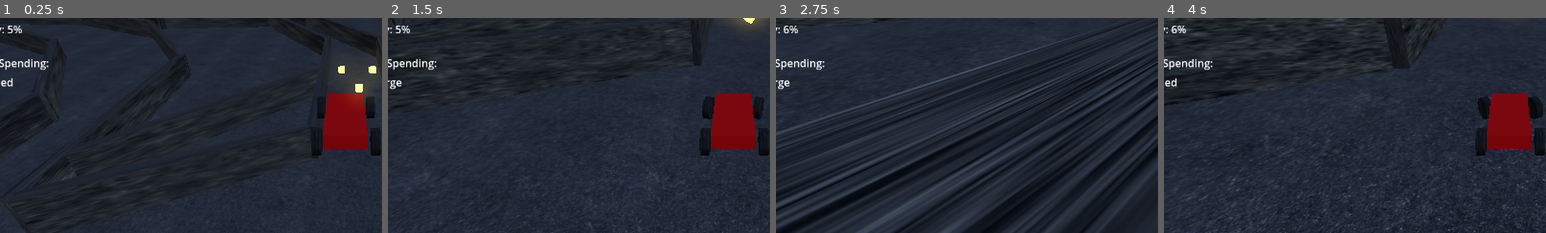
Above: before the commit, frames 1-4 (left to right).
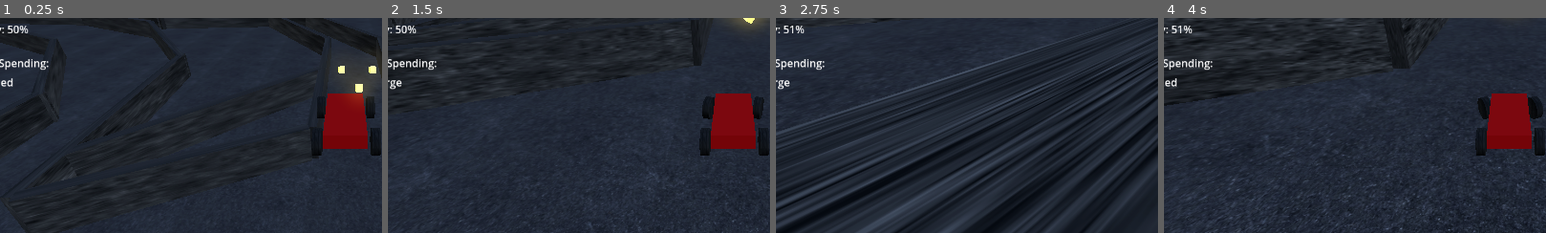
Above: after the commit, the same moments.

Repository: USERDOT1/partyRacers
Game: Godot game, scene res://test_drive_scene.tscn
Same seed, same stepped clock (60 frames per second), same inputs: the game is played once before the commit and once after it. A sky picture missing from this copy of the repository is replaced by a grey-blue gradient.
Inputs:
- Up to frame 1 (0.25 s): no input
- Up to frame 2 (1.5 s): hold D (turnRight) 0.53-1.28 s; tap S (break) at 0.6 s; hold Down (ChangeBatteryDown) from 1.28 s (still down); tap W (throttle) at 1.35 s
- Up to frame 3 (2.75 s): release Down (ChangeBatteryDown) at 2.03 s; hold D (turnRight) from 2.03 s (still down); tap S (break) at 2.1 s
- Up to frame 4 (4 s): tap Enter at 2.75 s; release D (turnRight) at 2.78 s; hold Up (ChangeBatteryUp) 2.78-3.53 s; tap W (throttle) at 2.85 s; tap R (resetKart) at 3.5 s; hold A (turnLeft) from 3.53 s (still down); tap S (break) at 3.6 s
The pictures show only the part of the screen within x 5-55%, y 35-85%; the shares and areas given below are measured in that part.

The runs differ from the first frame. In frame 1, 0.1% of the frame differs, in the area x 3-8%, y 3-8%; in frame 2, 0.1%; in frame 3, 0.1%, in the area x 2-8%, y 3-8%; in frame 4, 0.1%.

Commit message:
Reverted Battery
changed starting battery back to normal

Diff:
--- a/kart/kart.gd
+++ b/kart/kart.gd
@@ -16,7 +16,7 @@
 var mediumDegDiv = 30 #Medium Tire Degs 3x Slower than soft
 var hardDegDiv = 60 #Hard Tire Degs
 
-var battery = 5
+var battery = 50
 var spendingList = ["Ultra Recharge", "Big Recharge", "Recharge", "Balanced", "Spend", "Big Spend", "Ultra Spend"]
 var spendingIndex = 3
 var spendingType = spendingList[spendingIndex]
